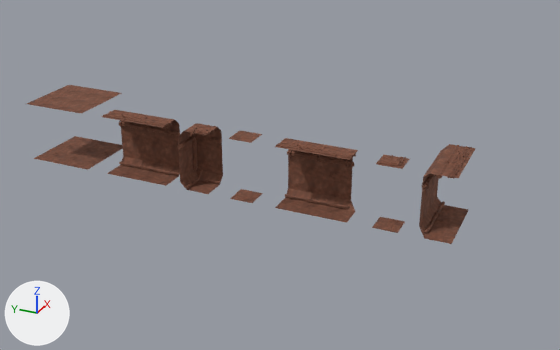
Renders of the glTF model assets/tilesets/tileset.glb from each side of a commit.
Both versions are drawn from a 50 mm camera at (-24.9, -2.4, 13.9) aimed at (1.4, 9.4, 0.8). Every picture has the same lights, and +X, +Y and +Z are marked at lower left. Vertices at the same position are counted once.

The older version as bpy lines, for what is in view:
```python
ob_corner_corridor_alt_col = bpy.data.objects.new('corner-corridor-alt-col', me_cylinder_205)
ob_corner_corridor_alt_col.location = (0.0, 2.0, 0.0)
ob_corner_corridor_col = bpy.data.objects.new('corner-corridor-col', me_cylinder_009)
ob_corner_corridor_col.location = (0.0, 6.0, 0.0)
ob_corridor_col = bpy.data.objects.new('corridor-col', me_plane_003)
ob_corridor_col.location = (0.0, 14.0, 0.0)
ob_inner_corner_col = bpy.data.objects.new('inner-corner-col', me_cylinder_223)
ob_inner_corner_col.location = (0.0, 4.0, 0.0)
ob_outer_corner_col = bpy.data.objects.new('outer-corner-col', me_plane_009)
ob_outer_corner_col.location = (0.0, 12.0, 0.0)
ob_room_col = bpy.data.objects.new('room-col', me_cylinder_240)
ob_room_col.location = (0.0, 18.0, 0.0)
ob_small_floor_col = bpy.data.objects.new('small-floor-col', me_cylinder_239)
ob_small_floor_col.location = (0.0, 10.0, 0.0)
```
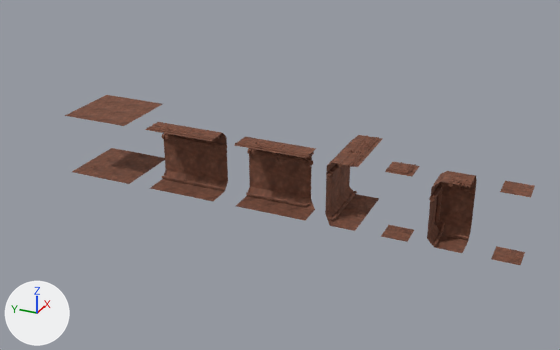
Location of each change, (x1, y1, x2, y2) in pixels of the pictures (560 x 350 px):
```json
{"object": "corner-corridor-col", "change": "moved", "before": [275, 138, 358, 223], "after": [234, 137, 316, 221]}
{"object": "corridor-col", "change": "moved", "before": [102, 110, 180, 186], "after": [145, 122, 228, 201]}
{"object": "room-col", "change": "moved", "before": [27, 85, 123, 170], "after": [65, 95, 165, 184]}
{"object": "corner-corridor-alt-col", "change": "moved", "before": [419, 144, 476, 244], "after": [325, 135, 382, 231]}
{"object": "outer-corner-col", "change": "moved", "before": [177, 123, 223, 194], "after": [427, 171, 477, 253]}
{"object": "small-floor-col", "change": "moved", "before": [229, 131, 263, 203], "after": [491, 181, 535, 265]}
{"object": "inner-corner-col", "change": "mesh moved", "before": [372, 155, 410, 233], "after": [381, 162, 420, 242]}
```

Edits to the scene script, one JSON object a line:
```json
{"block": "me_plane_009", "where": "me_plane_009.from_pydata(...)  # 506 vertices, 952 faces; spans x 0.0..1.36, y 0.0..1.37, z -0.02..2.66"}
{"block": "me_plane_009", "where": "# used by ob_outer_corner_col; location = (0.0, 12.0, 0.0)"}
{"block": "me_plane_009", "change": "me_plane_009 part 1: the whole mesh is moved by (-0.5, -0.5, 0.0)"}
{"block": "me_cylinder_205", "where": "me_cylinder_205.from_pydata(...)  # 390 vertices, 690 faces; spans x 0.0..3.0, y 0.0..1.37, z 0.0..2.69"}
{"block": "me_cylinder_205", "where": "# used by ob_corner_corridor_alt_col; location = (0.0, 2.0, 0.0)"}
{"block": "me_cylinder_205", "change": "me_cylinder_205 part 2: the whole mesh is moved by (-1.5, -0.5, 0.0)"}
{"block": "me_cylinder_223", "where": "me_cylinder_223.from_pydata(...)  # 176 vertices, 340 faces; spans x 0.0..1.0, y 0.0..1.0, z 0.0..2.65"}
{"block": "me_cylinder_223", "where": "# used by ob_inner_corner_col; location = (0.0, 4.0, 0.0)"}
{"block": "me_cylinder_223", "change": "me_cylinder_223 part 3: the whole mesh is moved by (-0.5, -0.5, 0.0)"}
{"block": "me_cylinder_239", "where": "me_cylinder_239.from_pydata(...)  # 8 vertices, 4 faces; spans x 0.0..1.0, y 0.0..1.0, z 0.0..2.6"}
{"block": "me_cylinder_239", "where": "# used by ob_small_floor_col; location = (0.0, 10.0, 0.0)"}
{"block": "me_cylinder_239", "change": "me_cylinder_239 part 4: the whole mesh is moved by (-0.5, -0.5, 0.0)"}
{"block": "me_cylinder_240", "where": "me_cylinder_240.from_pydata(...)  # 8 vertices, 4 faces; spans x 0.0..3.0, y 0.0..3.0, z 0.0..2.6"}
{"block": "me_cylinder_240", "where": "# used by ob_room_col; location = (0.0, 18.0, 0.0)"}
{"block": "me_cylinder_240", "change": "me_cylinder_240 part 5: the whole mesh is moved by (-1.5, -1.5, 0.0)"}
{"block": "me_plane_003", "where": "me_plane_003.from_pydata(...)  # 354 vertices, 618 faces; spans x 0.0..1.37, y 0.0..3.0, z 0.0..2.69"}
{"block": "me_plane_003", "where": "# used by ob_corridor_col; location = (0.0, 14.0, 0.0)"}
{"block": "me_plane_003", "change": "me_plane_003 part 6: the whole mesh is moved by (-0.5, -1.5, 0.0)"}
{"block": "me_cylinder_009", "where": "me_cylinder_009.from_pydata(...)  # 390 vertices, 690 faces; spans x 0.0..1.37, y 0.0..3.0, z 0.0..2.69"}
{"block": "me_cylinder_009", "where": "# used by ob_corner_corridor_col; location = (0.0, 6.0, 0.0)"}
{"block": "me_cylinder_009", "change": "me_cylinder_009 part 7: the whole mesh is moved by (-0.5, -1.5, 0.0)"}
{"op": "set", "path": "ob_outer_corner_col.location", "old": "(0.0, 12.0, 0.0)", "new": "(0.0, 2.0, 0.0)"}
{"op": "set", "path": "ob_corner_corridor_alt_col.location", "old": "(0.0, 2.0, 0.0)", "new": "(1.0, 6.0, 0.0)"}
{"op": "set", "path": "ob_small_floor_col.location", "old": "(0.0, 10.0, 0.0)", "new": "(0.0, 0.0, 0.0)"}
{"op": "set", "path": "ob_room_col.location", "old": "(0.0, 18.0, 0.0)", "new": "(1.0, 17.0, 0.0)"}
{"op": "set", "path": "ob_corridor_col.location", "old": "(0.0, 14.0, 0.0)", "new": "(0.0, 13.0, 0.0)"}
{"op": "set", "path": "ob_corner_corridor_col.location", "old": "(0.0, 6.0, 0.0)", "new": "(0.0, 9.0, 0.0)"}
```
